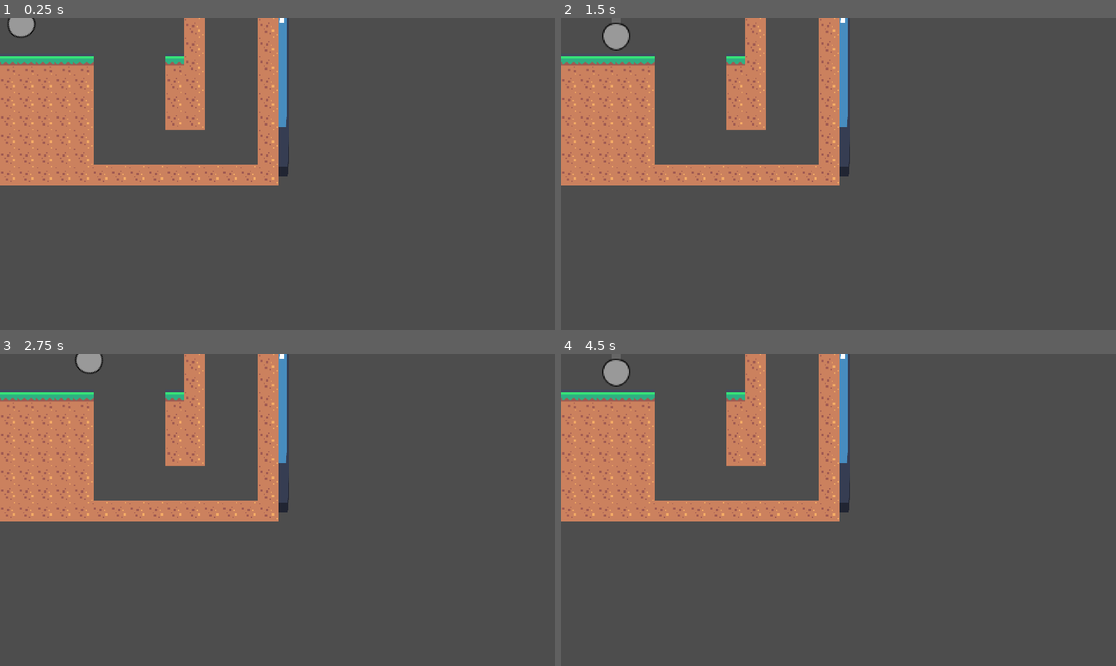
Above: before the commit, frames 1-4 (two rows, left to right).
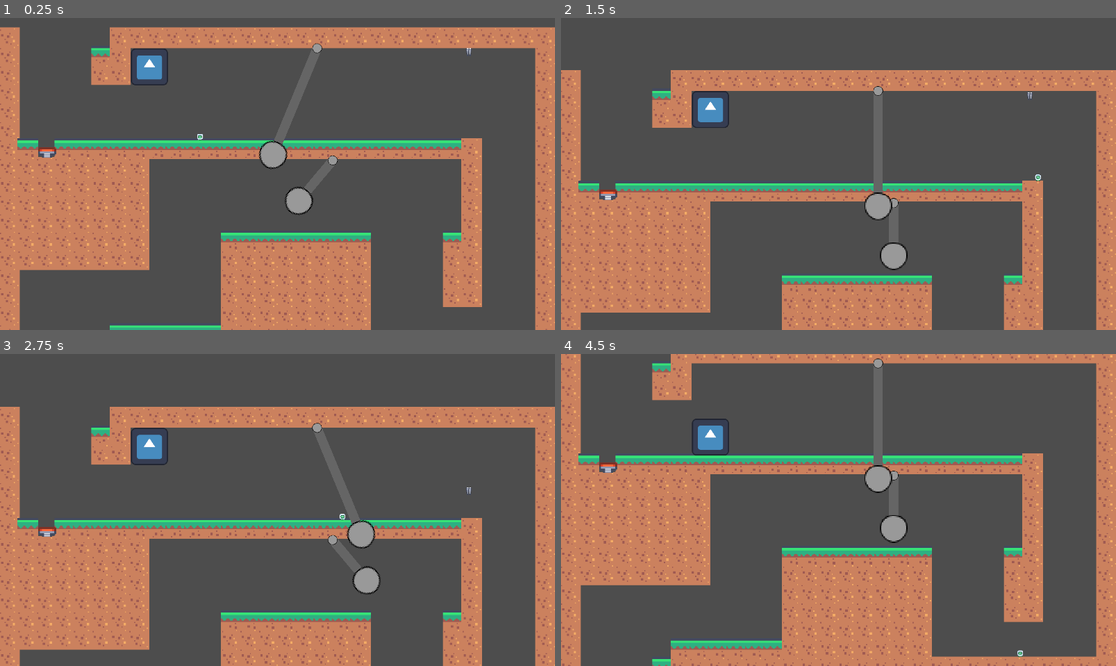
Above: after the commit, the same moments.

Repository: maxcarleton1/COMP1501-Final-Project
Game: Godot game, scene res://scenes/areas/siri_area/siri_level_1.tscn
Same seed, same stepped clock (60 frames per second), same inputs: the game is played once before the commit and once after it. This scene is started directly instead of the project's main scene. The engine's default icon, where the game draws it, is replaced by a stand-in: a white triangle on a blue panel in a dark square.
Inputs (mouse positions are in pixels of both pictures, inside the frame that each line leads up to):
- Up to frame 1 (0.25 s): no input
- Up to frame 2 (1.5 s): move the mouse to (960, 158) at 0.52 s; hold D (MoveRight) from 0.53 s (still down); tap Shift (Dash) at 0.6, 1.35 s; tap Space (Jump) at 0.77 s; move the mouse to (727, 189) at 1.27 s
- Up to frame 3 (2.75 s): tap Space (Jump) at 1.52 s; move the mouse to (333, 441) at 2.02 s; release D (MoveRight) at 2.03 s; hold A (MoveLeft) from 2.03 s (still down); tap Shift (Dash) at 2.1 s
- Up to frame 4 (4.5 s): move the mouse to (810, 572) at 2.77 s; release A (MoveLeft) at 2.78 s; hold D (MoveRight) 2.78-4.28 s; tap Shift (Dash) at 2.85, 3.6, 4.35 s; tap Space (Jump) at 3.02, 3.77 s; move the mouse to (1005, 556) at 3.52 s; move the mouse to (672, 463) at 4.27 s; hold A (MoveLeft) from 4.28 s (still down)

The runs differ from the first frame. In frame 1, 44% of the frame differs, in the area x 0-100%, y 0-100%; in frame 2, 43%; in frame 3, 43%; in frame 4, 45%.
Error before the commit: Invalid access to property or key 'body_entered' on a base object of type 'null instance'. (res://scripts/obstacles/falling_spike.gd:17)

Commit message:
falling spike cleaned

Diff:
--- a/final-project/scenes/areas/siri_area/siri_level_1.tscn
+++ b/final-project/scenes/areas/siri_area/siri_level_1.tscn
@@ -9,6 +9,8 @@
 [ext_resource type="PackedScene" uid="uid://gvh0bp682lt0" path="res://scenes/obstacles/jump_pad.tscn" id="7_qeig8"]
 [ext_resource type="PackedScene" uid="uid://dckl2cklcq5yf" path="res://scenes/obstacles/falling_spike.tscn" id="8_05jwr"]
 [ext_resource type="PackedScene" uid="uid://8y8jncun8w00" path="res://scenes/obstacles/pendulum_trap.tscn" id="9_3dds1"]
+[ext_resource type="PackedScene" uid="uid://dep6njy6mhlaa" path="res://scenes/player/camera.tscn" id="10_i6tpw"]
+[ext_resource type="PackedScene" uid="uid://c64apnm77bvxd" path="res://scenes/player/player.tscn" id="11_7pya8"]
 
 [sub_resource type="RectangleShape2D" id="RectangleShape2D_mm7tu"]
 size = Vector2(50, 1100)
@@ -91,3 +93,8 @@
 position = Vector2(137, -507)
 scale = Vector2(4, 4)
 swing_period = 3.0
+
+[node name="Camera2D" parent="." unique_id=607304812 instance=ExtResource("10_i6tpw")]
+
+[node name="Player" parent="." unique_id=1015420686 instance=ExtResource("11_7pya8")]
+position = Vector2(-268, -242)
--- a/final-project/scripts/obstacles/falling_spike.gd
+++ b/final-project/scripts/obstacles/falling_spike.gd
@@ -1,21 +1,15 @@
 #Can modify size in editor
 extends Node2D
 
-@export var trigger_size: Vector2 = Vector2(200, 120)
-@onready var ground := get_parent().get_node("TileMapLayer")
-@onready var ray = $RayCast2D
+@export var trigger_size: Vector2 = Vector2(200, 268)
 @export var speed = 160.0
 var current_speed = 0.0
-#@export var damage := 1
 
 @onready var trigger_area: Area2D = $Trigger
-@onready var hitbox_area: Area2D = $HitBox
+@onready var hitbox_area: Area2D = $Spike
 @onready var trigger_shape: CollisionShape2D = $Trigger/CollisionShape2D
 
 func _ready():
-	trigger_area.body_entered.connect(_on_trigger_area_entered)
-	hitbox_area.body_entered.connect(_on_hitbox_area_entered)
-
 	var rect = trigger_shape.shape as RectangleShape2D
 	rect.size = trigger_size
 	trigger_shape.position = Vector2(0, trigger_size.y / 2)
@@ -23,20 +17,21 @@
 func _physics_process(delta: float) -> void:
 	if current_speed != 0:
 		position.y += current_speed * delta
-		if ray.is_colliding():
-			current_speed = 0
-			print("Hit Ground")
-			queue_free()
 
-func _on_trigger_area_entered(body: Node) -> void:
+func _on_trigger_body_entered(body: Node2D) -> void:
 	if body.is_in_group("Player"):
 		print("fall triggered")
 		fall()
 
-func _on_hitbox_area_entered(body: Node) -> void:
+func _on_spike_body_entered(body: Node2D) -> void:
 	if body.is_in_group("Player"):
 		print("Damage Detected")
-		# body.take_damage(damage)
+		body.fall()
+		queue_free()
+	else:
+		print("Hit Ground")
+		current_speed = 0.0
+		await get_tree().create_timer(0.5).timeout
 		queue_free()
 
 func fall():
